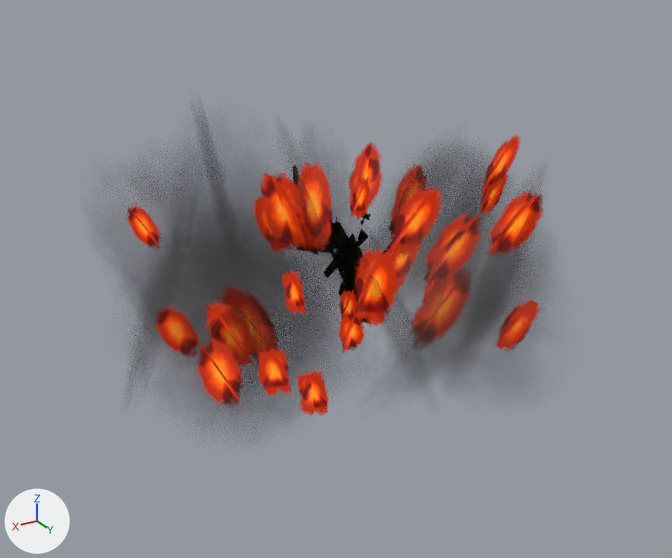
The glTF model bomb_splash.glb as it was, and as the next commit left it.
Both versions are drawn from a 50 mm lens placed at (6.74, 11.47, 6.46), pointed at (-0.3, -0.26, 0.6). Arrows for +X, +Y and +Z are at lower left; the lights stay in place. The first picture is the older version.
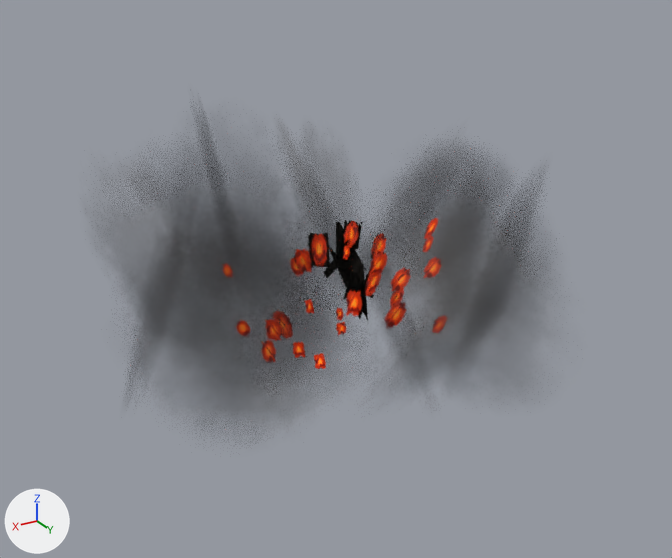
Where the change shows, as pixel boxes (x1, y1, x2, y2) in the pictures (672 x 558 px):
'Mesh_0', reshaped: before (127, 135, 543, 415); after (222, 218, 448, 369)

The change, as a list of edits to the scene's bpy script:
```text
Change me_mesh_0:
    where me_mesh_0.from_pydata(...)  # 280 vertices, 140 faces; spans x -5.15..4.57, y -5.35..4.36, z -2.18..4.3
    used by ob_mesh_0; location = (0.0, 0.0, 0.0)
    me_mesh_0 part 1: 208 of 280 vertices moved; they spanned x -3.28..3.45, y -2.87..3.18, z -0.65..3.17 and now span x -1.88..2.0, y -1.57..1.8, z -0.19..1.72; mean shift (-0.01, -0.35, -0.51); largest move (-1.58, 3.18, 2.55) -> (-0.9, 1.8, 1.44)
```
